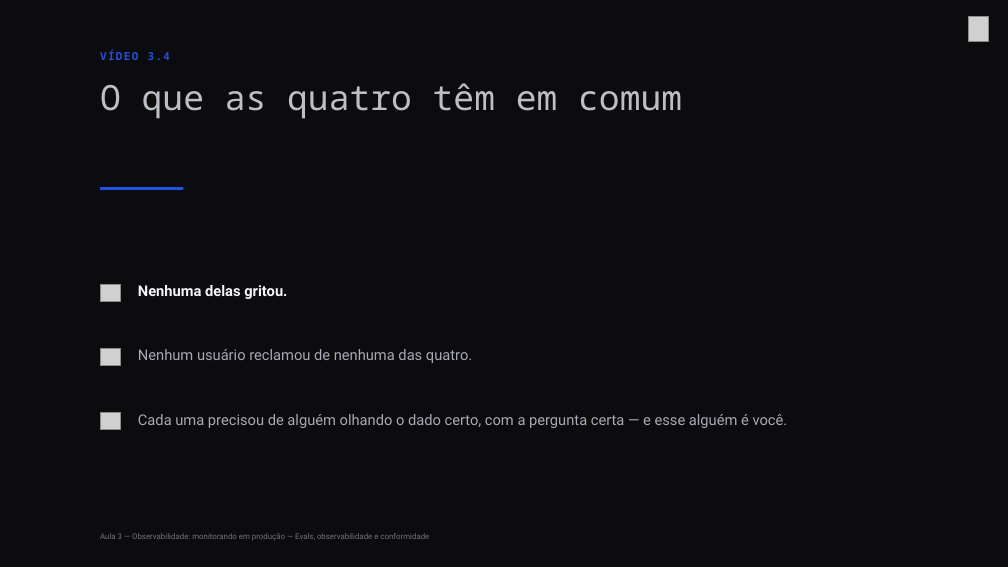
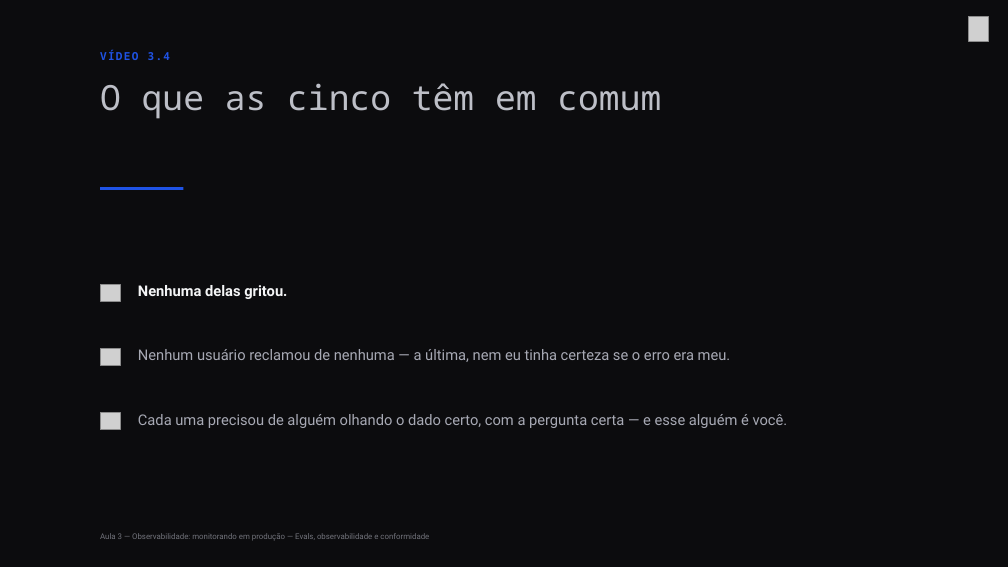
Before and after one commit to Djegao/alura-produto-ficticio, a slide deck: slide 18 of slides/aula3-alura.pptx (slide 17 before the commit). Drawn at 1008x567 pixels with LibreOffice and Linux fonts; fonts in the diff are those of the drawing; grey boxes stand for pictures; background and template pictures are left out. Boxes give left, top, right and bottom in pixels: in the first picture for what was removed or moved away, otherwise in the second. Text is boxed around its words. In the diff, an @@ line names an element or a change of style, - is before the commit and + after.

```diff
--- a/slides/aula3-alura.pptx
+++ b/slides/aula3-alura.pptx
@@ text at box(100, 83, 661, 119): text changed @@
-O que as quatro têm em comum
+O que as cinco têm em comum
@@ text at box(138, 349, 731, 362): text changed @@
-Nenhum usuário reclamou de nenhuma das quatro.
+Nenhum usuário reclamou de nenhuma — a última, nem eu tinha certeza se o erro era meu.
```
Also in this commit, not shown: 1 other slide changed, 1 slide added, 2 other files.
